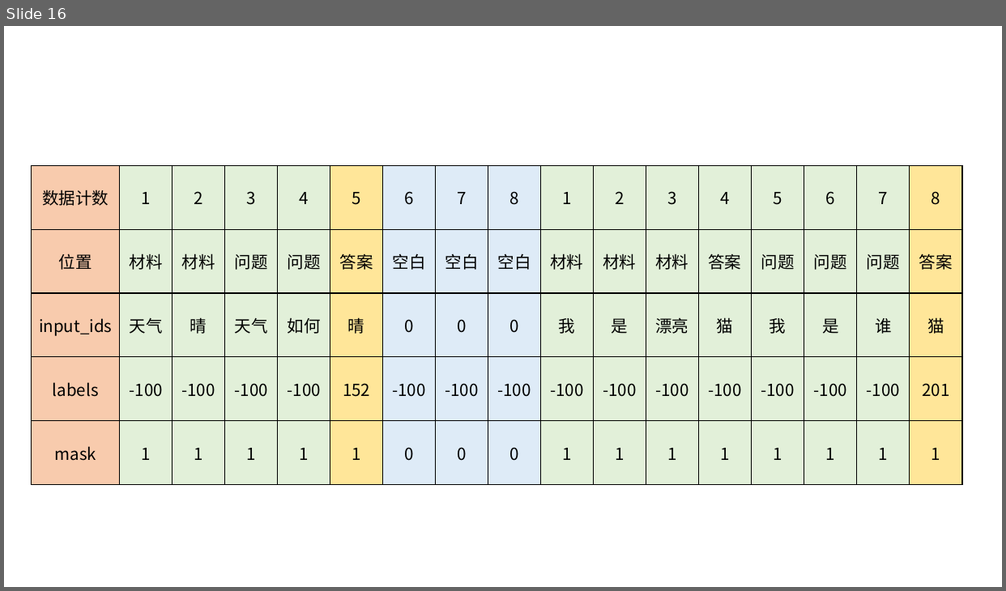
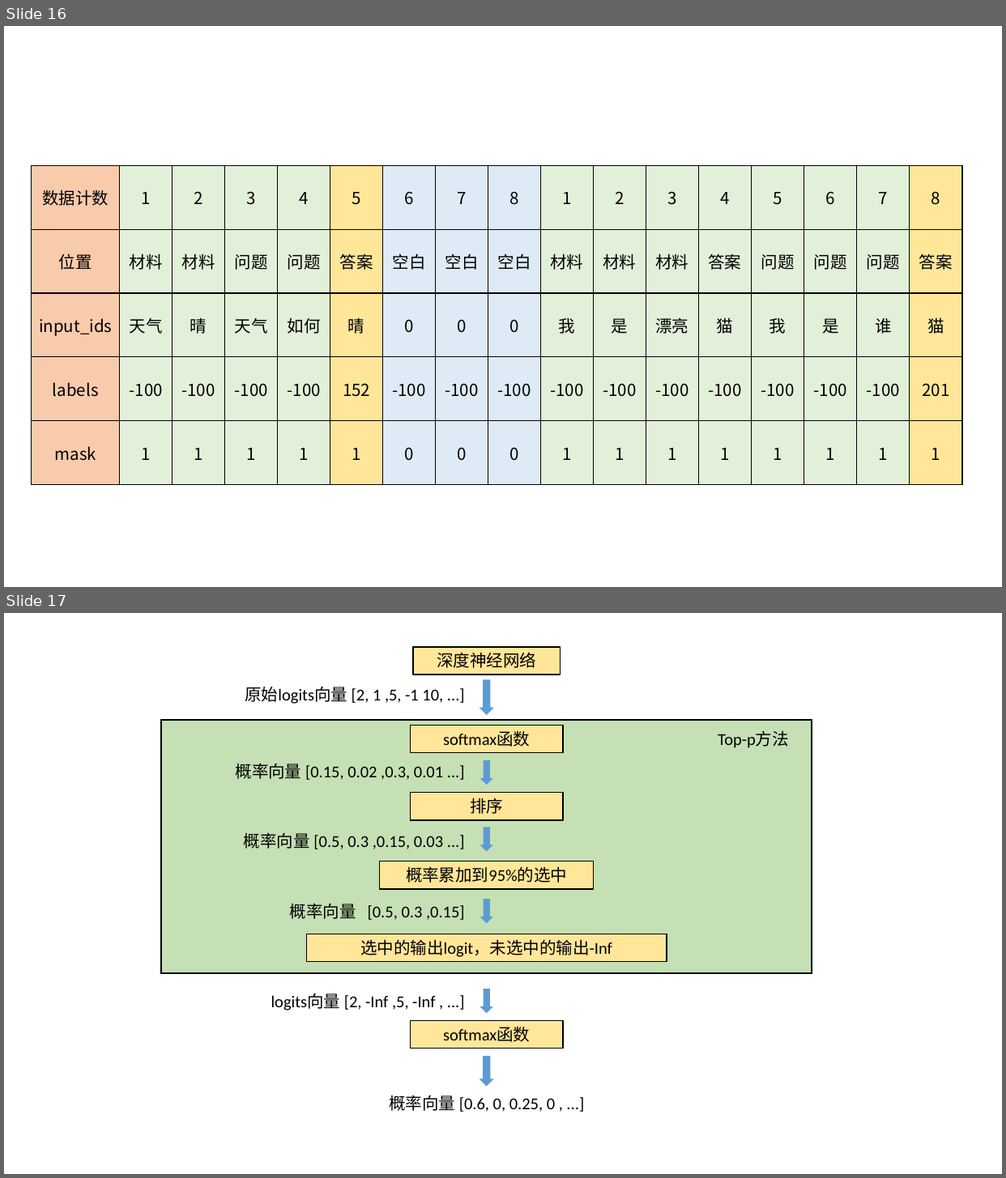
Before and after one commit to jzplp/jzplp.github.io, a slide deck: raws/画图.pptx. Shown one above the other, each under a label of ours: slide 16 before the commit, slides 16 and 17 after it. The pictures are 1006x591 and 1006x1178 pixels, drawn with LibreOffice and Linux fonts; fonts in the diff are those of the drawing. Boxes give left, top, right and bottom in pixels: in the first picture for what was removed or moved away, otherwise in the second. Text is boxed around its words. In the diff, an @@ line names an element or a change of style, - is before the commit and + after.

```diff
--- a/raws/画图.pptx
+++ b/raws/画图.pptx
@@ slide 17 added at box(4, 613, 1002, 1174), background #FFFFFF @@
@@ rectangle added at box(414, 647, 560, 675), fill #FFE699, outline #000000 1 pt, 16 pt, text #000000 @@
+深度神经网络
@@ right arrow added at box(479, 680, 494, 715), fill #5B9BD5 @@
@@ text added at box(245, 686, 443, 704), 16 pt, text #000000 @@
+原始logits向量 [2, 1 ,5, -1 10, ...]
@@ rectangle added at box(161, 720, 812, 973), fill #C5E0B4, outline #000000 1.5 pt @@
@@ rectangle added at box(410, 726, 562, 753), fill #FFE699, outline #000000 1 pt, 16 pt, text #000000 @@
+softmax函数
@@ text added at box(718, 731, 789, 748), 16 pt, text #000000 @@
+Top-p方法
@@ text added at box(236, 763, 443, 780), 16 pt, text #000000 @@
+概率向量 [0.15, 0.02 ,0.3, 0.01 ...]
@@ right arrow added at box(479, 761, 493, 786), fill #5B9BD5 @@
@@ rectangle added at box(410, 793, 562, 820), fill #FFE699, outline #000000 1 pt, 16 pt, text #000000 @@
+排序
@@ right arrow added at box(479, 828, 493, 852), fill #5B9BD5 @@
@@ text added at box(244, 833, 443, 850), 16 pt, text #000000 @@
+概率向量 [0.5, 0.3 ,0.15, 0.03 ...]
@@ rectangle added at box(380, 862, 593, 889), fill #FFE699, outline #000000 1 pt, 16 pt, text #000000 @@
+概率累加到95%的选中
@@ text added at box(290, 903, 465, 920), 16 pt, text #000000 @@
+概率向量 [0.5, 0.3 ,0.15]
@@ right arrow added at box(479, 900, 493, 924), fill #5B9BD5 @@
@@ rectangle added at box(306, 934, 667, 962), fill #FFE699, outline #000000 1 pt, 16 pt, text #000000 @@
+选中的输出logit，未选中的输出-Inf
@@ text added at box(271, 994, 435, 1011), 16 pt, text #000000 @@
+logits向量 [2, -Inf ,5, -Inf , ...]
@@ right arrow added at box(479, 989, 493, 1014), fill #5B9BD5 @@
@@ rectangle added at box(410, 1021, 562, 1049), fill #FFE699, outline #000000 1 pt, 16 pt, text #000000 @@
+softmax函数
@@ right arrow added at box(479, 1057, 494, 1088), fill #5B9BD5 @@
@@ text added at box(389, 1095, 555, 1112), 16 pt, text #000000 @@
+概率向量 [0.6, 0, 0.25, 0 , ...]
```
Also in this commit, not shown: 2 other files.
